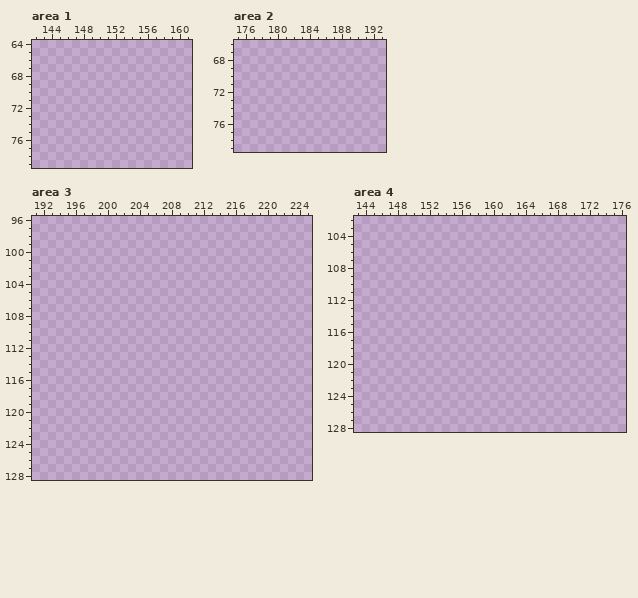
Two states of a pixel-art file, Assets/Art/Sprites/Tiles.aseprite. The picture above was drawn from the file before the commit.
240x240 pixels, 1 frame. Colours within 5 levels of each other are drawn and written as one. Shown: area 1: x 142..161, y 64..79; area 2: x 175..193, y 66..79; area 3: x 191..225, y 96..128; area 4: x 143..176, y 102..128. The commit also changed other parts of the picture, which this record leaves out.
After:
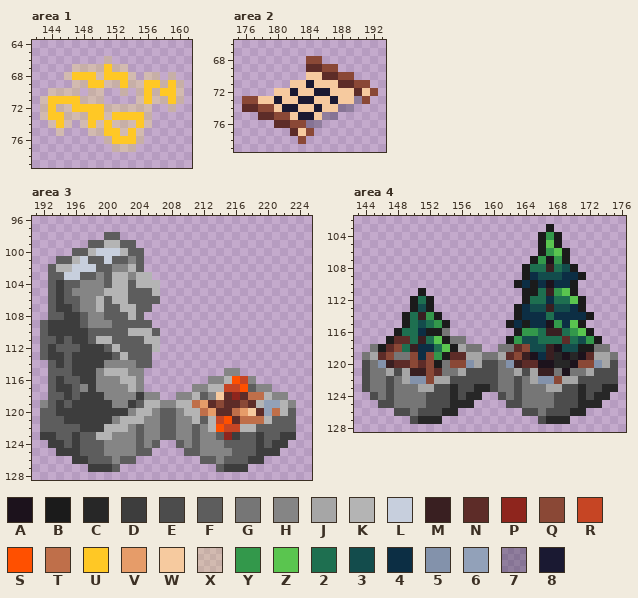
Palette (. is transparent): A #1c121c  B #1b1b1b  C #272727  D #3d3d3d  E #4c4c4c  F #5d5d5d  G #767676  H #858585  J #a6a6a6  K #b4b4b4  L #c7cfdd  M #391f21  N #5d2c28  P #8e251d  Q #8a4836  R #c64524  S #ff5000  T #bf6f4a  U #ffc825  V #e69c69  W #f6ca9f  X #ffeb573d  Y #33984b  Z #5ac54f  2 #1e6f50  3 #134c4c  4 #0c2e44  5 #8392ab  6 #92a1b9  7 #1a19324e  8 #1a1932
Diff:
Changed rows in their new state; - is an unchanged pixel.
Area 1, layer "Layer 6":
first column x 143:
66 --------X---------
67 ----XXXXUXX-------
68 ---XUUUXUUUX-XX-X-
69 ----XXUUXXUXXUUXUX
70 -XXXX-XX--X-XUXUUX
71 XUUUUXXX----XUXXUX
72 XUXXUUUUXXXXXX--X-
73 XUUXXXUUXUUUUX----
74 -XUX-XUXUXXXUX----
75 --X---XXUUXUX-----
76 --------XUUUX-----
77 ---------XXX------
Area 2, layer "Layer 6":
first column x 176:
68 --------QQ-------
69 --------NNQQ-----
70 --------WWNNQQ---
71 ------WW8WWWNNQQ-
72 ----WW8WW88WWWNWQ
73 QQWW8WW88WW8WW7Q-
74 NNQQW88WW8WW77---
75 --NNQQW88W77-----
76 ----NNQQ77-------
77 ------NWQ--------
78 -------Q---------
Area 3, layer "Layer 6":
first column x 192:
 98 --------FF----------------------
 99 ------FFKKFF--------------------
100 ----FFKLLLKFF-------------------
101 --FFKLFFLFFHF-------------------
102 -FKKLLLFFHHKF-------------------
103 -FFLLFFHFKKHKK------------------
104 -FDFFHHHFKKFKKK-----------------
105 -FDFHHHHKKKFFFK-----------------
106 -FDFFHHKFKKFFFF-----------------
107 -FDDFHHKFFKKFF------------------
108 -FFDDFHHFFFKF-------------------
109 FDDDDFHHHFFFFF------------------
110 FDDDDDFFFFFKKKF-----------------
111 FFDFDDFKKFFFFKK-----------------
112 FDFFFDDDFKFFFFK-----------------
113 FDDFDDDDDFKFFF------------------
114 -FDFDDDDHHHHFF------------------
115 -FFFDDDHKKKHH----------HH-------
116 -FDFFDDHHHKKH--------HHKSRH-----
117 -FDDFHDHHHHKH------HHKKRRSFHH---
118 -FFDFDDDHHHHDHH--HHKFHWNPNTTKHH-
119 HFDFDDDDDHHDFKKHHKKTVNQNNQNK66KH
120 FFDDDDDDDDDHKKHFFHKKTVNNTVWN6TKF
121 FFFDDDDDDHKKKHHFFHHKFKRSNTTTKFFF
122 FFFFFDDDKKKHFHHFFHHFHKSRRKKFFFFF
123 DDFFDFFKKHHHFHHFFHHFHHFPDFFDFFDD
124 -DDFDFFFHHHHFHF--FHFHHHFFFFDFDD-
125 --DDDFFFHHHHFF----FFHHHHFFFDDD--
126 ----DDFFFHFF--------FFHFFFDD----
127 ------DDDF------------FDDD------
Area 4, layer "Layer 6":
first column x 144:
103 -----------------------B--------
104 ----------------------BYB-------
105 ----------------------BZB-------
106 ----------------------BYZB------
107 ---------------------BYAYB------
108 --------------------B22M23B-----
109 --------------------B433344B----
110 -------------------B4B4A44B-----
111 -------B------------BB2MYZB-----
112 ------B2B-----------B22422ZB----
113 ------B3B----------B433M334B----
114 -----B2MYB---------B44424444B---
115 -----B232YB-------B4B44AY4ZB----
116 ----B224BBG--------BYY2MM2YZB---
117 ---BNN2M2ZBGG-----BY33222N23YB--
118 -GBNQ2M442ZBJGG--GGNQ33MA33BBGG-
119 GJNQGGQ4QYBNNJJGGJNQMA4MCACANJJG
120 EG5MNNQNQBGQQ5JEEG5MNNAACCAQQ5JE
121 EGGJEJMMQNGGJEEEEGGJEJMMGAGGJEEE
122 EGGEGJ55QJJEEEEEEGGEGJ55QJJEEEEE
123 EGGEGGGJJEECEECCEGGEGGGJJEECEECC
124 -EGEGGGGEEECECC--EGEGGGGEEECECC-
125 --EEGGGGEEECCC----EEGGGGEEECCC--
126 ----EEGEEECC--------EEGEEECC----
127 ------ECCC------------ECCC------
Boxes around the changes in both pictures, in picture pixels (x1, y1, x2, y2):
added: (40, 56, 184, 152)
added: (242, 56, 378, 144)
added: (40, 232, 296, 472)
added: (362, 224, 618, 424)
